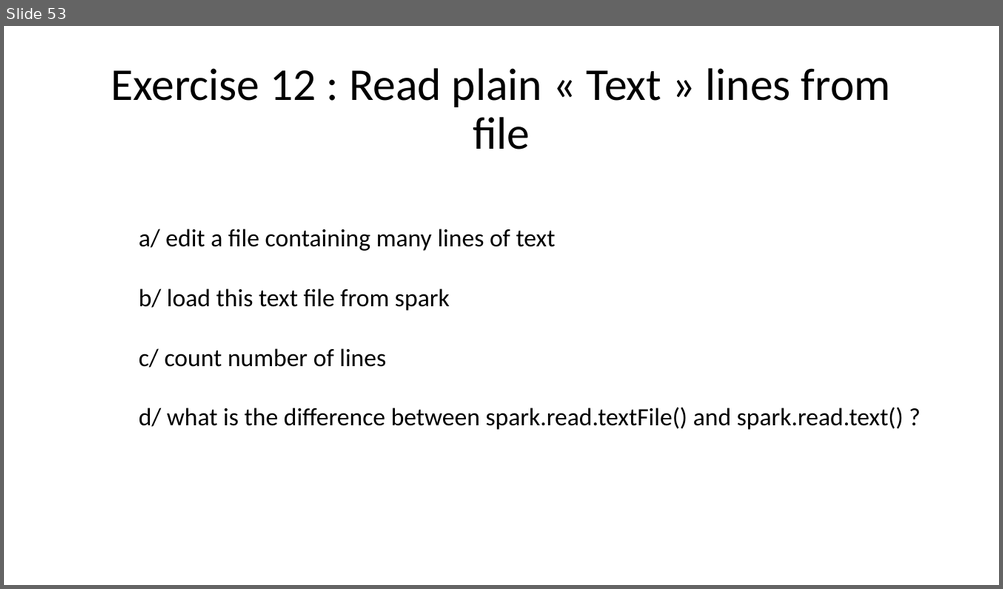
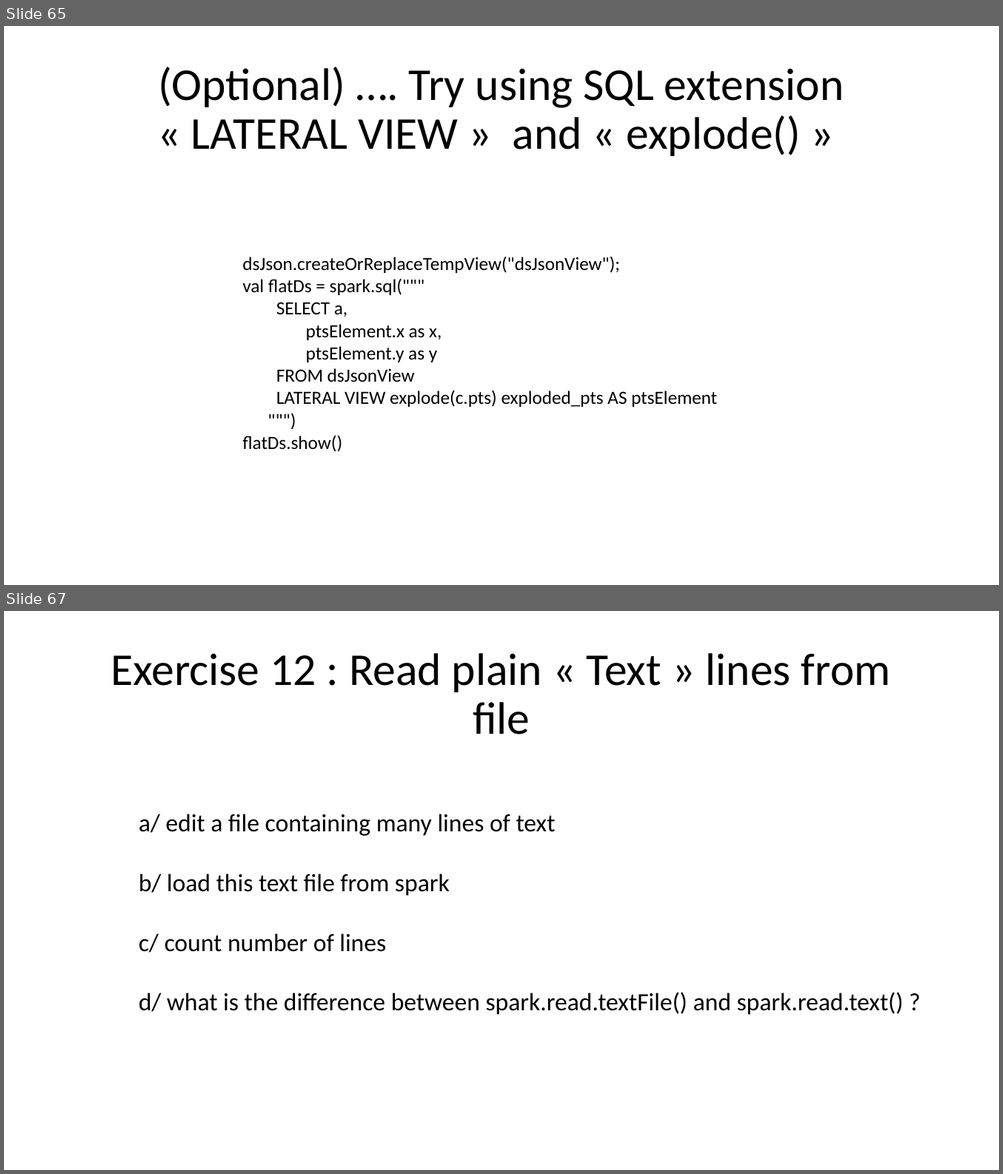
Before and after one commit to Arnaud-Nauwynck/presentations, a slide deck: pres-bigdata/Hands-On/TD2-part1-spark-read-write.pptx. Shown one above the other, each under a label of ours: slide 53 before the commit, slides 65 and 67 after it; the slides between them are not shown. The pictures are 1003x589 and 1003x1174 pixels, drawn with LibreOffice and Linux fonts; fonts in the diff are those of the drawing. Boxes give left, top, right and bottom in pixels: in the first picture for what was removed or moved away, otherwise in the second. Text is boxed around its words. In the diff, an @@ line names an element or a change of style, - is before the commit and + after.

```diff
--- a/pres-bigdata/Hands-On/TD2-part1-spark-read-write.pptx
+++ b/pres-bigdata/Hands-On/TD2-part1-spark-read-write.pptx
@@ slide 65 added at bbox=[4, 26, 999, 585], background #FFFFFF @@
@@ title added at bbox=[158, 67, 843, 156], 44 pt, text #000000 @@
+(Optional) …. Try using SQL extension « LATERAL VIEW » and « explode() »
@@ text added at bbox=[242, 256, 717, 452], 18 pt, text #000000 @@
+dsJson.createOrReplaceTempView("dsJsonView");
+val flatDs = spark.sql("""
+SELECT a,
+ptsElement.x as x,
+ptsElement.y as y
+FROM dsJsonView
+LATERAL VIEW explode(c.pts) exploded_pts AS ptsElement
+""")
+flatDs.show()
@@ what was slide 53 is now slide 67 @@
```
Also in this commit, not shown: 14 slides changed, 15 other slides added, 1 slide removed, 23 other files.
